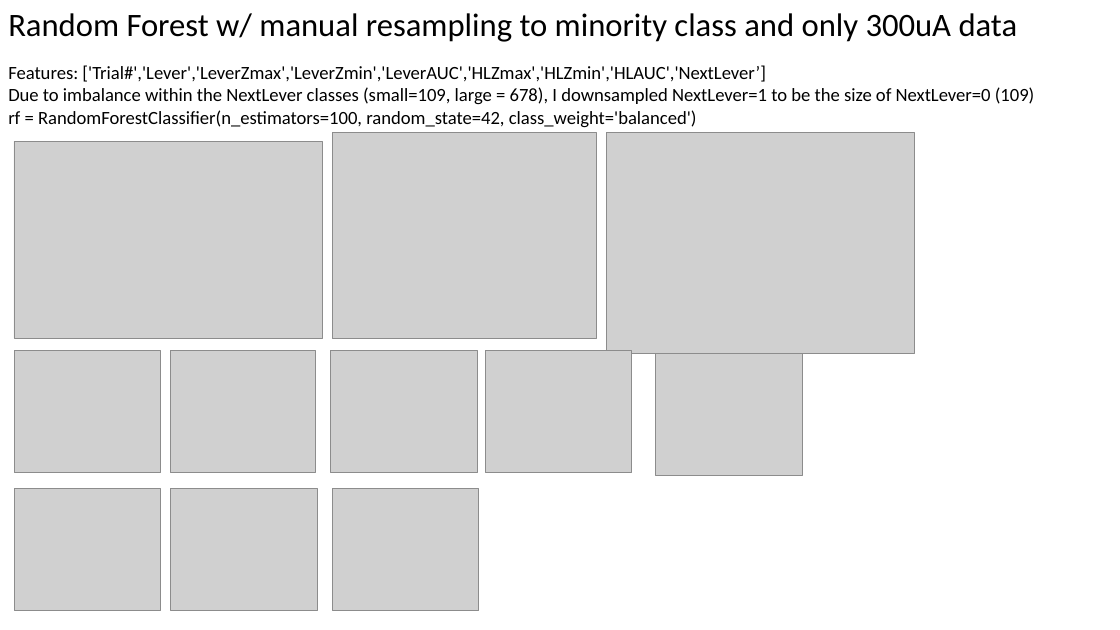
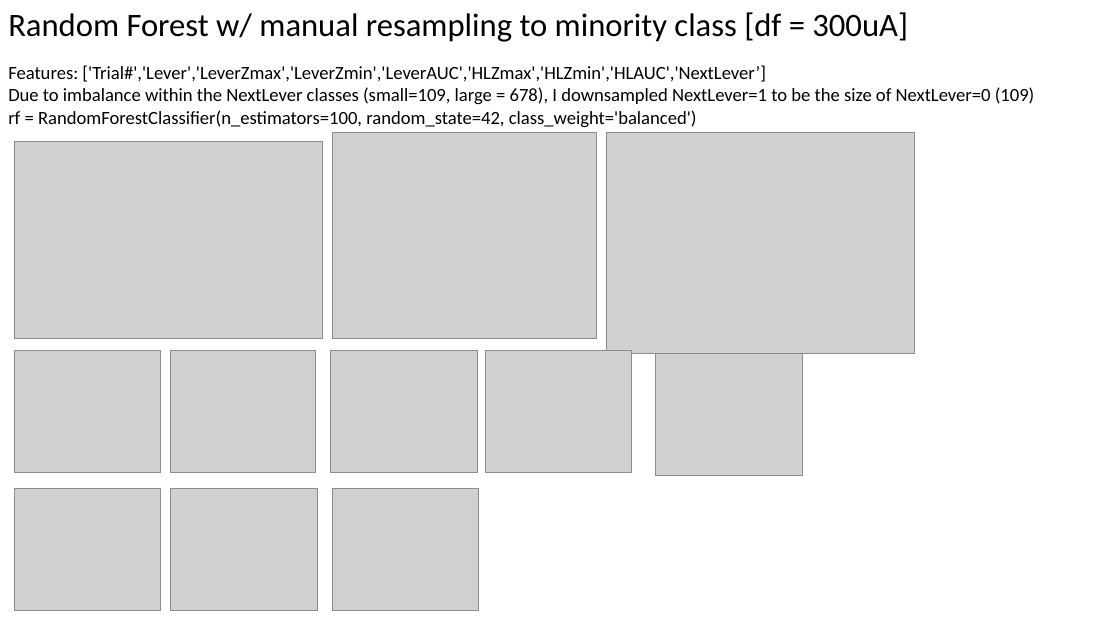
Before and after one commit to wonnpyon/ML-For-Beginners, a slide deck: slide 7 of PhotometryML.pptx (slide 5 before the commit). Drawn at 1120x630 pixels with LibreOffice and Linux fonts; fonts in the diff are those of the drawing; grey boxes stand for pictures. Boxes give left, top, right and bottom in pixels: in the first picture for what was removed or moved away, otherwise in the second. Text is boxed around its words. In the diff, an @@ line names an element or a change of style, - is before the commit and + after.

```diff
--- a/PhotometryML.pptx
+++ b/PhotometryML.pptx
@@ text at box(8, 12, 908, 42): text changed @@
-Random Forest w/ manual resampling to minority class and only 300uA data
+Random Forest w/ manual resampling to minority class [df = 300uA]
```
Also in this commit, not shown: 4 other slides changed, 3 slides added, 4 other files.
